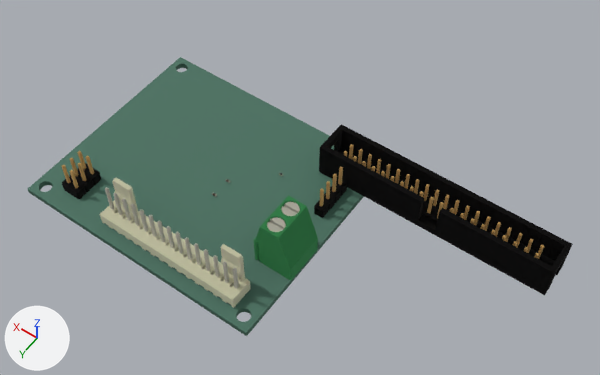
An edit to the glTF model pcb/renders/pitalk_pcb_3d.glb, drawn before and after from the same camera.
One viewpoint serves both versions: a 50 mm camera at (-0.057, 0.0606, 0.1558) aimed at (0.0094, -0.0323, 0.0098). Arrows for +X, +Y and +Z are at lower left; the lights stay in place. The picture after the commit comes second. Where no turn or scale is listed for an object, it has been applied to the vertices. Vertices at exactly the same position are counted once.

The first picture shows '=>[0:1:1:11]', '=>[0:1:1:13]', '=>[0:1:1:13].001', '=>[0:1:1:16]', '=>[0:1:1:3]', '=>[0:1:1:5]', '=>[0:1:1:7]', '=>[0:1:1:9]'.
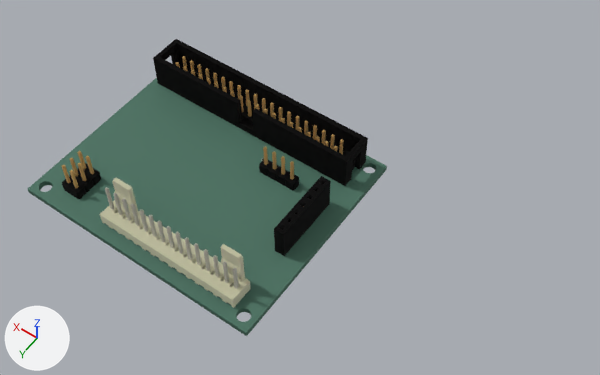
Not visible in the pictures: '=>[0:1:1:15]'.

ob_j4 is not drawn itself; it is the parent of ob_0_1_1_9.

Where the newer file only moved an object's origin or applied its transform, the numbers keep the older frame.

Patch to the scene script:
```diff
--- a/pcb/renders/pitalk_pcb_3d.glb.py
+++ b/pcb/renders/pitalk_pcb_3d.glb.py
@@ mat_mat_6 @@
 mat_mat_6 = principled_material('mat_6')
-mat_mat_6.base_color = (0.0946, 0.42, 0.167)  # green #57ad72
+mat_mat_6.base_color = (0.0192, 0.0185, 0.0185)  # black #262525
 mat_mat_6.metallic = 1.0
@@ mat_mat_7 @@
 mat_mat_7 = principled_material('mat_7')
-mat_mat_7.base_color = (0.645, 0.638, 0.572)  # light grey #d2d1c7
+mat_mat_7.base_color = (0.709, 0.504, 0.21)  # beige #dbbc7e
 mat_mat_7.metallic = 1.0
@@ mat_mat_9 @@
 mat_mat_9 = principled_material('mat_9')
-mat_mat_9.base_color = (0.119, 0.0593, 0.038)  # brown #614537
+mat_mat_9.base_color = (0.778, 0.77, 0.626)  # pale yellow #e4e3cf
 mat_mat_9.metallic = 1.0
@@ mat_mat_10 @@
 mat_mat_10 = principled_material('mat_10')
-mat_mat_10.base_color = (0.778, 0.77, 0.626)  # pale yellow #e4e3cf
+mat_mat_10.base_color = (0.00745, 0.00799, 0.00912)  # black #151618
 mat_mat_10.metallic = 1.0
@@ mat_mat_11 @@
 mat_mat_11 = principled_material('mat_11')
-mat_mat_11.base_color = (0.00745, 0.00799, 0.00912)  # black #151618
-mat_mat_11.metallic = 1.0
-mat_mat_11.roughness = 1.0
+mat_mat_11.base_color = (0.0627, 0.16, 0.113)  # dark green #476f5e
+mat_mat_11.roughness = 0.8
@@ me_terminalblock_phoenix_mkds_1_5_2_1x02_p5_00mm_horizontal @@
 # used by ob_0_1_1_9; parent = ob_j4; location = (0.0, 0.0, 0.0)
-me_terminalblock_phoenix_mkds_1_5_2_1x02_p5_00mm_horizontal.from_pydata(...)  # 327 vertices, 658 faces; spans x -0.0032..0.0075, y -0.0046..0.0052, z -0.0035..0.0138
+me_terminalblock_phoenix_mkds_1_5_2_1x02_p5_00mm_horizontal.from_pydata(...)  # 324 vertices, 644 faces; spans x -0.0013..0.0013, y -0.0165..0.0013, z -0.0031..0.0085
+# me_terminalblock_phoenix_mkds_1_5_2_1x02_p5_00mm_horizontal part 1: 327 vertices removed from x -0.0032..0.0075, y -0.0046..0.0052, z -0.0035..0.0138; 324 vertices added at x -0.0013..0.0013, y -0.0165..0.0013, z -0.0031..0.0085
 me_terminalblock_phoenix_mkds_1_5_2_1x02_p5_00mm_horizontal.materials.append(mat_mat_6)
@@ me_pitalk_pcb @@
 # used by ob_0_1_1_16; location = (0.0, 0.0, 0.0)
-me_pitalk_pcb.from_pydata(...)  # 1784 vertices, 3712 faces; spans x 0.0..0.065, y -0.055..0.0, z 0.0..0.0015
-me_pitalk_pcb.materials.append(mat_mat_12)  # dark green #476f5e
+me_pitalk_pcb.from_pydata(...)  # 3656 vertices, 7612 faces; spans x 0.0..0.065, y -0.055..0.0, z 0.0..0.0015
+# me_pitalk_pcb part 2: 30 vertices moved from x 0.0024..0.007, y -0.05..-0.0175, z 0.0..0.0015 to x 0.0055..0.0095, y -0.05..-0.0206, z 0.0..0.0015; 542 vertices removed from x 0.0014..0.0075, y -0.05..-0.0173, z 0.0..0.0015; 2414 vertices added at x 0.0055..0.0585, y -0.05..-0.0205, z 0.0..0.0015
+me_pitalk_pcb.materials.append(mat_mat_11)  # dark green #476f5e
@@ ob_0_1_1_3 @@
 ob_0_1_1_3 = bpy.data.objects.new('=>[0:1:1:3]', me_idc_header_2x20_p254mm_vertical)
-ob_0_1_1_3.location = (0.007, -0.047, 0.0016)
+ob_0_1_1_3.location = (0.058, -0.047, 0.0016)
@@ ob_j4 @@
 ob_j4.parent = ob_node_0
-ob_j4.location = (0.005, -0.023, 0.0016)
-ob_j4.rotation_euler = (0.0, 0.0, 1.571)  # degrees (0, 0, 90)
+ob_j4.location = (0.006, -0.021, 0.0016)
@@ ob_0_1_1_13 @@
-ob_0_1_1_13 = bpy.data.objects.new('=>[0:1:1:13]', me_c_0402_1005metric)
-ob_0_1_1_13.parent = ob_c1
+ob_0_1_1_13 = bpy.data.objects.new('=>[0:1:1:13]', me_r_0402_1005metric)
+ob_0_1_1_13.parent = ob_r1
 ob_0_1_1_13.location = (0.0, 0.0, 0.0)
@@ ob_0_1_1_15 @@
-ob_0_1_1_15 = bpy.data.objects.new('=>[0:1:1:15]', me_r_0402_1005metric)
-ob_0_1_1_15.location = (0.019, -0.038, 0.0016)
```

Location of each change, (x1, y1, x2, y2) in pixels of the pictures (600 x 375 px):
'=>[0:1:1:3]', moved: before (319, 124, 573, 295); after (153, 39, 368, 186)
'=>[0:1:1:9]', recoloured, reshaped, moved, turned: before (254, 196, 318, 281); after (274, 176, 331, 256)
'=>[0:1:1:13]', recoloured, moved (not visible afterwards): before (212, 192, 217, 197)
'=>[0:1:1:13].001', no longer drawn: before (225, 179, 230, 183)
part 2 of me_pitalk_pcb, reshaped: before (176, 68, 362, 283); after (159, 86, 386, 283)
